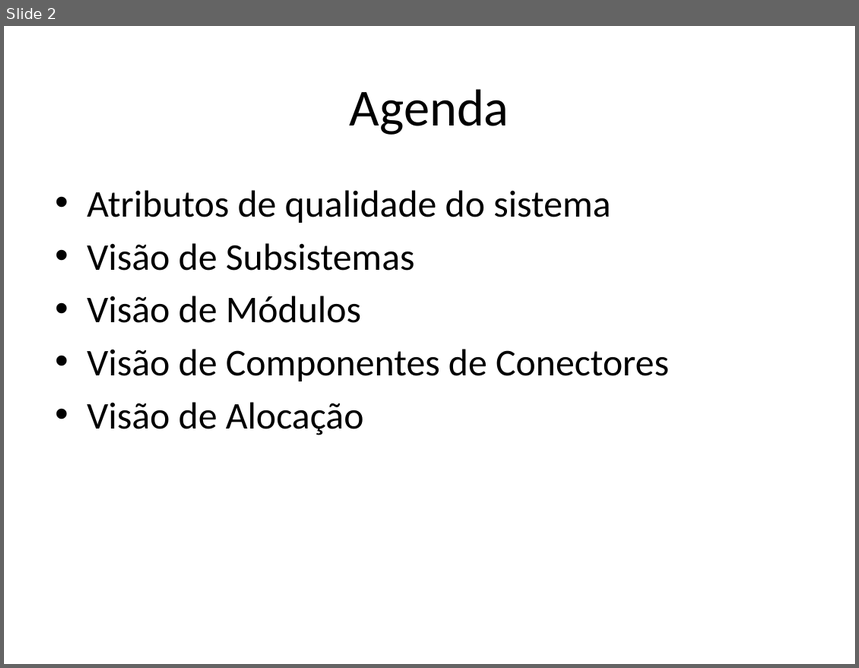
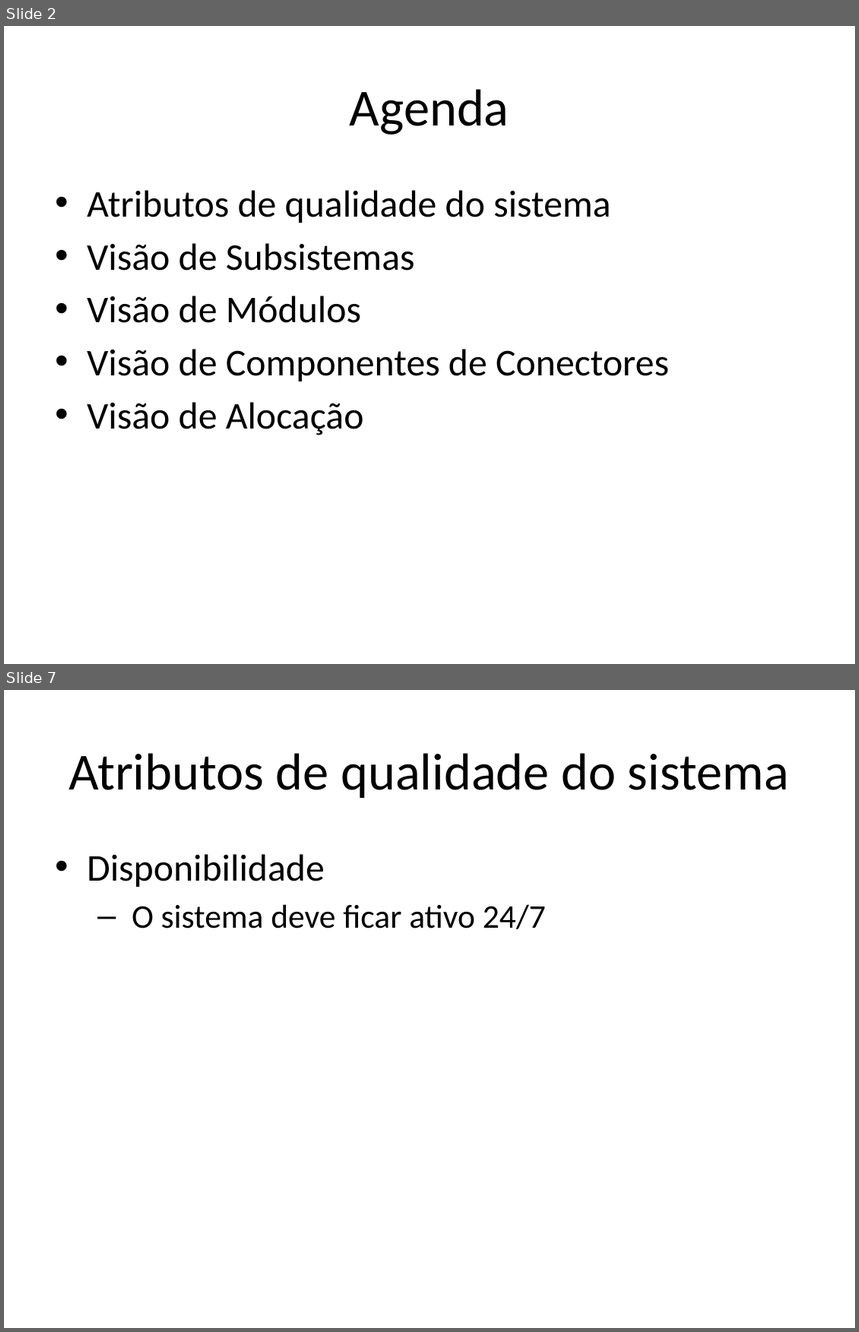
Before and after one commit to amslv/SIGEAS, a slide deck: 01-SISTEMA/02-ANALISE E PROJETO/ARQ-Documento de Arquitetura.pptx. Shown one above the other, each under a label of ours: slide 2 before the commit, slides 2 and 7 after it; the slides between them are not shown. The pictures are 859x668 and 859x1332 pixels, drawn with LibreOffice and Linux fonts; fonts in the diff are those of the drawing. Boxes give left, top, right and bottom in pixels: in the first picture for what was removed or moved away, otherwise in the second. Text is boxed around its words. In the diff, an @@ line names an element or a change of style, - is before the commit and + after.

```diff
--- a/01-SISTEMA/02-ANALISE E PROJETO/ARQ-Documento de Arquitetura.pptx
+++ b/01-SISTEMA/02-ANALISE E PROJETO/ARQ-Documento de Arquitetura.pptx
@@ slide 7 added at [4,690,855,1328], background #FFFFFF @@
@@ title added at [69,753,789,798], 44 pt, text #000000 @@
+Atributos de qualidade do sistema
@@ text added at [87,854,546,929], 28 pt, text #000000 @@
+• Disponibilidade
+  – O sistema deve ficar ativo 24/7
```
Also in this commit, not shown: 1 slide changed, 9 other slides added, 1 other file.
